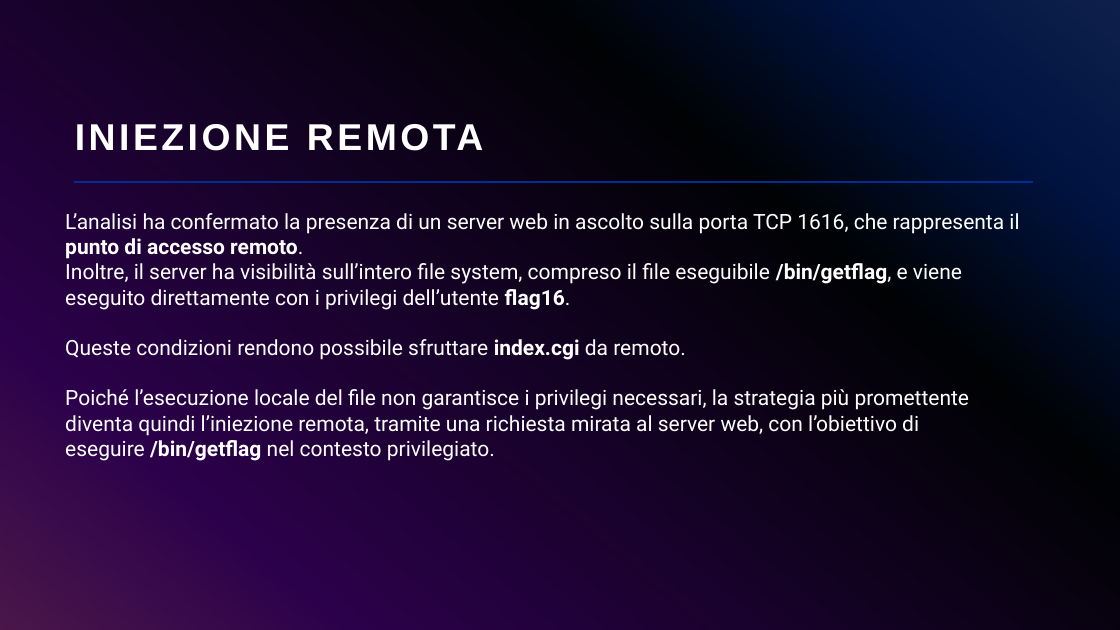
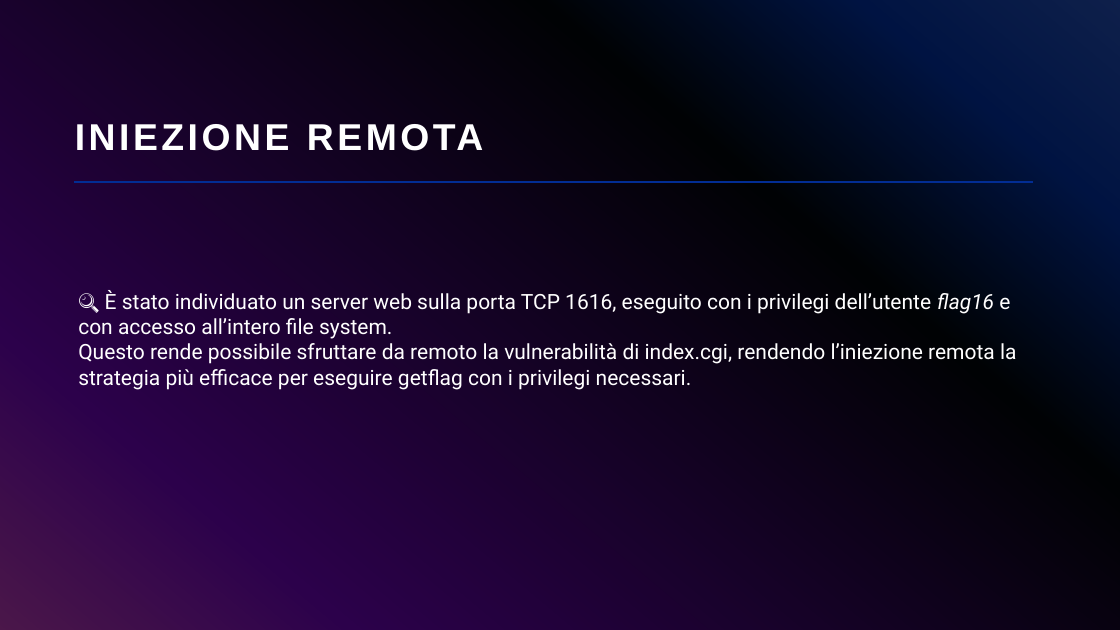
Before and after one commit to giorgiosiniscalchi/Nebula16-ITA, a slide deck: slide 20 of Presentazione Nebula16.pptx. Drawn at 1120x630 pixels with LibreOffice and Linux fonts; fonts in the diff are those of the drawing. Boxes give left, top, right and bottom in pixels: in the first picture for what was removed or moved away, otherwise in the second. Text is boxed around its words. In the diff, an @@ line names an element or a change of style, - is before the commit and + after.

```diff
--- a/Presentazione Nebula16.pptx
+++ b/Presentazione Nebula16.pptx
@@ text at (78, 290, 1017, 390): text changed @@
-L’analisi ha confermato la presenza di un server web in ascolto sulla porta TCP 1616, che rappresenta il punto di accesso remoto.
-Inoltre, il server ha visibilità sull’intero file system, compreso il file eseguibile /bin/getflag, e viene eseguito direttamente con i privilegi dell’utente flag16.
-Queste condizioni rendono possibile sfruttare index.cgi da remoto.
-Poiché l’esecuzione locale del file non garantisce i privilegi necessari, la strategia più promettente diventa quindi l’iniezione remota, tramite una richiesta mirata al server web, con l’obiettivo di eseguire /bin/getflag nel contesto privilegiato.
+🔍 È stato individuato un server web sulla porta TCP 1616, eseguito con i privilegi dell’utente flag16 e con accesso all’intero file system.
+Questo rende possibile sfruttare da remoto la vulnerabilità di index.cgi, rendendo l’iniezione remota la strategia più efficace per eseguire getflag con i privilegi necessari.
```
Also in this commit, not shown: 5 other slides changed.
